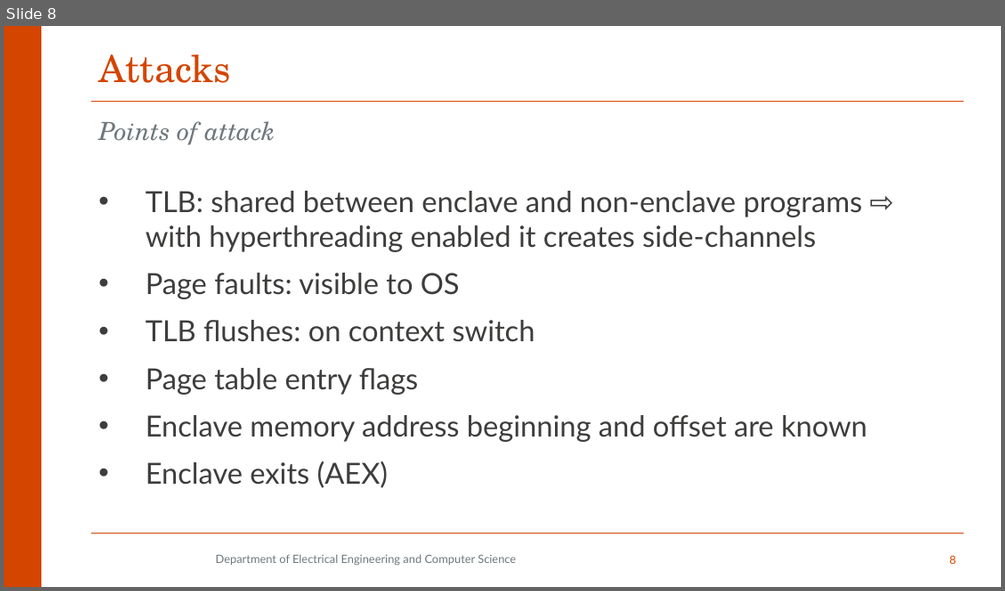
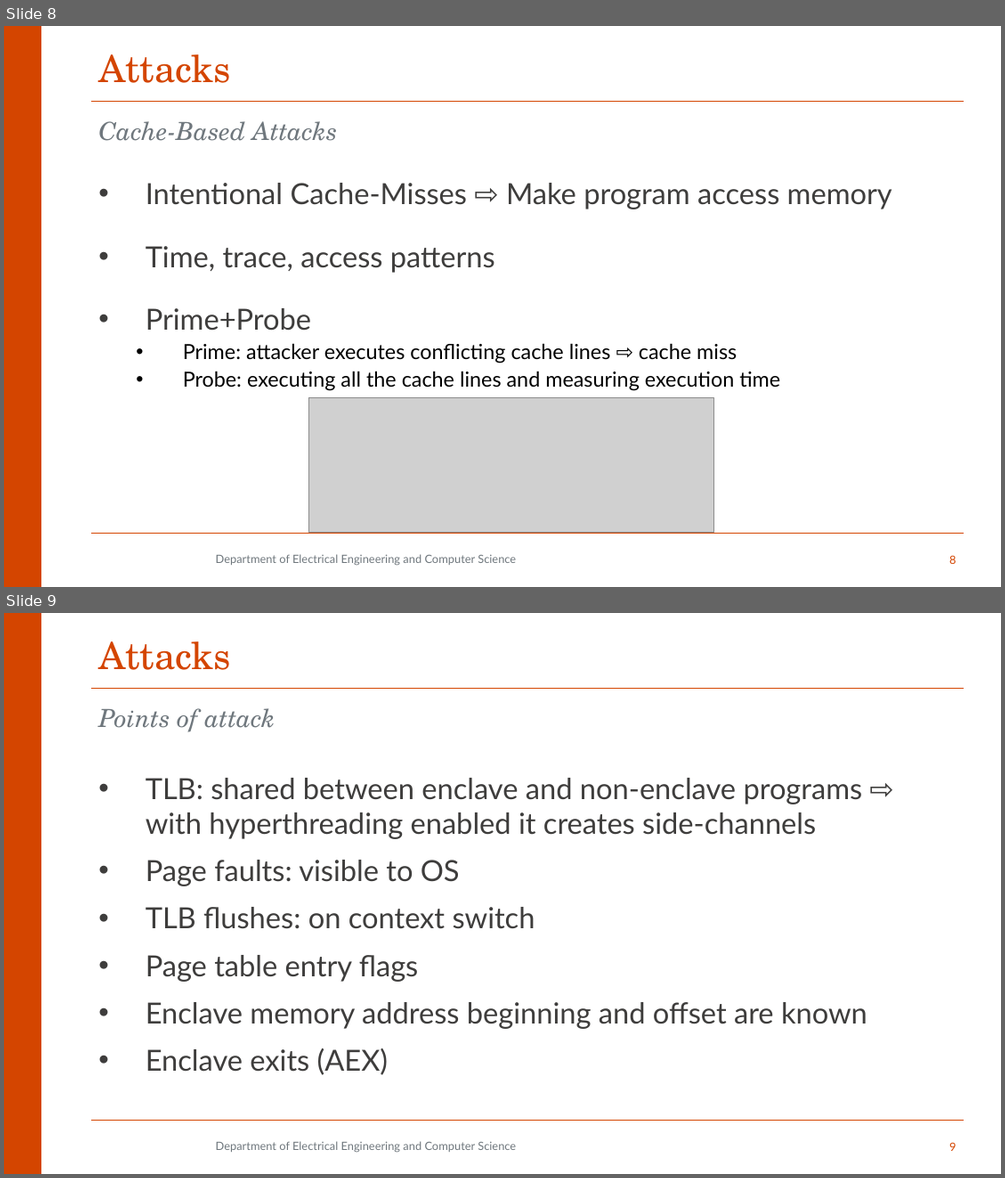
Before and after one commit to aminfallahi/A-Survey-on-SGX-Enclave-Privileged-Side-Channel-Attacks, a slide deck: Presentation/qe2.pptx. Shown one above the other, each under a label of ours: slide 8 before the commit, slides 8 and 9 after it. The pictures are 1005x591 and 1005x1178 pixels, drawn with LibreOffice and Linux fonts; fonts in the diff are those of the drawing; grey boxes stand for pictures; background and template pictures are left out. Boxes give left, top, right and bottom in pixels: in the first picture for what was removed or moved away, otherwise in the second. Text is boxed around its words. In the diff, an @@ line names an element or a change of style, - is before the commit and + after.

```diff
--- a/Presentation/qe2.pptx
+++ b/Presentation/qe2.pptx
@@ slide 8 added at [4, 26, 1001, 587], background #FFFFFF; not listed: 3 template elements that a slide beside it also shows @@
@@ title added at [98, 54, 231, 83], 36 pt, text #D44500 @@
+Attacks
@@ text added at [98, 121, 337, 141], 24 pt, text #6F777D, italic @@
+Cache-Based Attacks
@@ text added at [146, 183, 892, 391], 20 pt, text #000000 @@
+• Intentional Cache-Misses ⇨ Make program access memory
+• Time, trace, access patterns
+• Prime+Probe
+  • Prime: attacker executes conflicting cache lines ⇨ cache miss
+  • Probe: executing all the cache lines and measuring execution time
@@ picture added at [309, 398, 714, 532] @@
@@ text added at [216, 554, 516, 565], 11 pt, text #6F777D @@
+Department of Electrical Engineering and Computer Science
@@ page number added at [949, 555, 955, 564], 11 pt, text #D44500 @@
+8
@@ what was slide 8 is now slide 9 @@
@@ page number at [949, 1142, 955, 1151]: text changed @@
-8
+9
```
Also in this commit, not shown: 4 slides changed.
